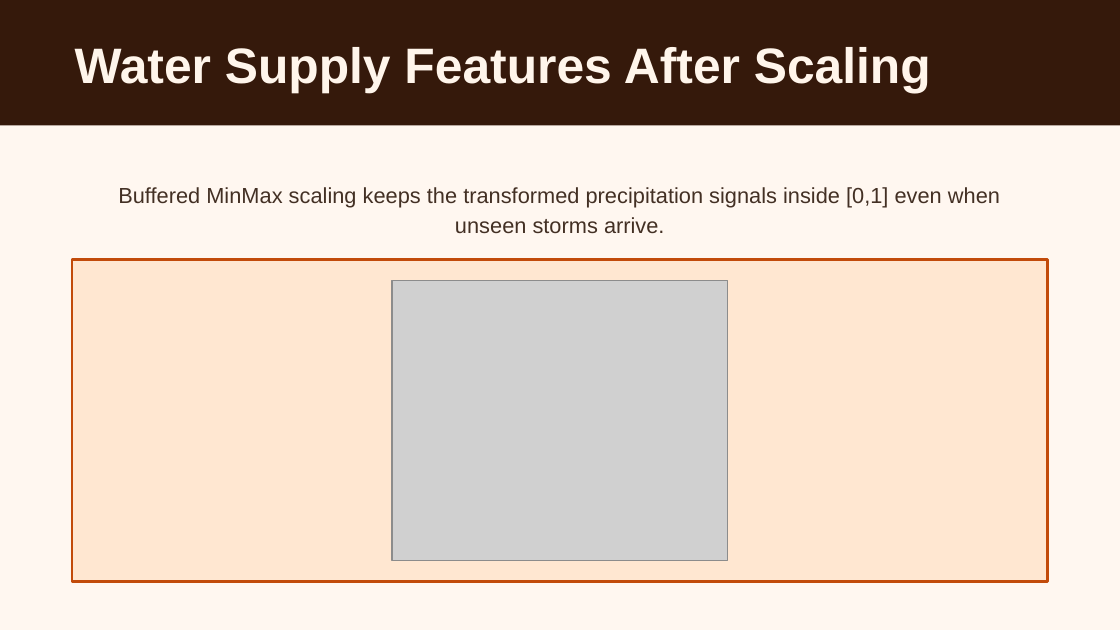
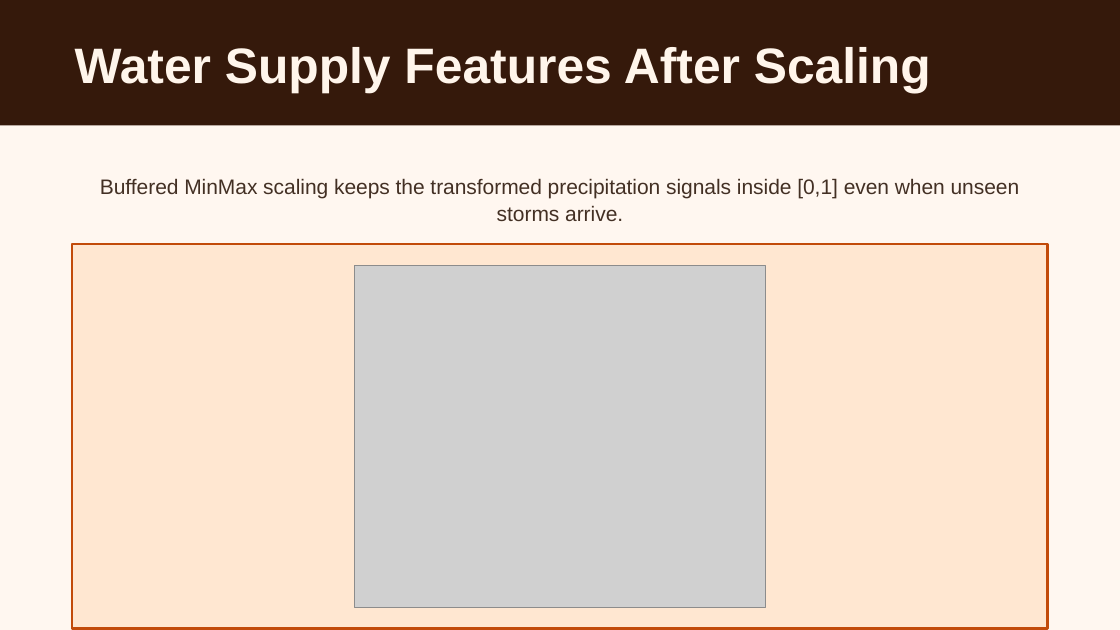
Before and after one commit to Bryan-Nsoh/slide-maker, a slide deck: slide 20 of workspace/presentations/eda-lstm-vwc-prediction.pptx. Drawn at 1120x630 pixels with LibreOffice and Linux fonts; fonts in the diff are those of the drawing; grey boxes stand for pictures. Boxes give left, top, right and bottom in pixels: in the first picture for what was removed or moved away, otherwise in the second. Text is boxed around its words. In the diff, an @@ line names an element or a change of style, - is before the commit and + after.

```diff
--- a/workspace/presentations/eda-lstm-vwc-prediction.pptx
+++ b/workspace/presentations/eda-lstm-vwc-prediction.pptx
@@ text "Buffered MinMax scaling keeps the ...": place and size @@
-text "Buffered MinMax scaling keeps the ..." at box(118, 187, 1000, 233)
+text "Buffered MinMax scaling keeps the ..." at box(100, 178, 1020, 221)
@@ text "Buffered MinMax scaling keeps the ..." at box(100, 178, 1020, 221): size 14 to 13.5 pt; line spacing 18.9pt to 17.6pt @@
@@ rectangle: place and size @@
-rectangle at box(73, 260, 1048, 582)
+rectangle at box(73, 244, 1048, 628)
@@ picture: place and size @@
-picture at box(392, 280, 728, 560)
+picture at box(355, 265, 766, 608)
```
Also in this commit, not shown: 4 other slides changed, 1 slide added, 1 slide removed, 7 other files.
